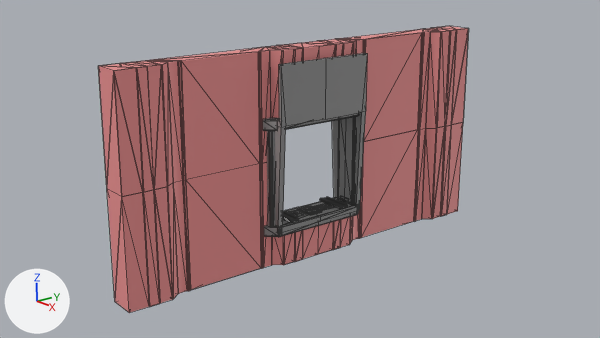
Renders of the Blender file Content/Buildings/EfficiencyChecker/EfficiencyCheckerWall.blend from each side of a commit.
Rendered twice from the file's camera 'Camera.002'. The axes (+X, +Y, +Z) are drawn at lower left. The lights are the same throughout. The picture after the commit comes second. Mesh edges are drawn as thin lines.

The older version as bpy lines, for what is in view:
```python
me_cube_007 = bpy.data.meshes.new('Cube.007')
me_cube_007.from_pydata(...)  # 24 vertices, 21 faces, 1 loose edge; spans x 0.0..44.0, y -100.0..0.0, z 70.0..380.0
me_cube_007.polygons.foreach_set('use_smooth', [True] * 21)
me_cube_007.materials.append(mat_mi_checkerwall)  # its picture is missing
me_sm_wall_conveyor_8x4_03 = bpy.data.meshes.new('SM_Wall_Conveyor_8x4_03')
me_sm_wall_conveyor_8x4_03.from_pydata(...)  # 2874 vertices, 1324 faces; spans x -0.33..0.33, y -4.0..4.0, z 0.0..4.0
# faces by material slot: [810, 514]
me_sm_wall_conveyor_8x4_03.materials.append(mat_mi_conveyorwall_001)  # its picture is missing
me_sm_wall_conveyor_8x4_03.materials.append(mat_mi_wallbasic_001)  # its picture is missing
ob_sm_wall_conveyor_8x4_03 = bpy.data.objects.new('SM_Wall_Conveyor_8x4_03', me_sm_wall_conveyor_8x4_03)
ob_sm_wall_conveyor_8x4_03.location = (0.0, 0.0, 0.0)
ob_sm_wall_conveyor_8x4_03.scale = (100.0, 100.0, 100.0)
ob_wall_checker_display = bpy.data.objects.new('Wall Checker Display', me_cube_007)
ob_wall_checker_display.parent = ob_wall_checker_root
ob_wall_checker_display.matrix_parent_inverse = Matrix(((10.0, 0.0, 0.0, 0.0), (0.0, 10.0, 0.0, 0.0), (0.0, 0.0, 10.0, 0.0), (0.0, 0.0, 0.0, 1.0)))
ob_wall_checker_display.location = (0.0, 0.0, 0.0)
_m = ob_wall_checker_display.modifiers.new('Mirror', 'MIRROR')
_m.use_axis = (True, True, False)
```
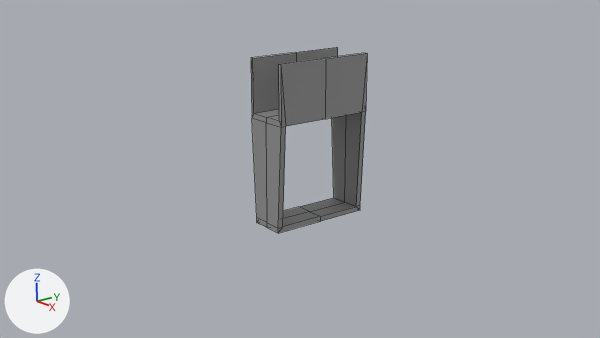
Location of each change, [x1, y1, x2, y2] in pixels of the pictures (600 x 338 px):
'SM_Wall_Conveyor_8x4_03', hidden (brown)
    before: [98, 26, 468, 313]

Diff of the bpy script that builds the scene:
```diff
--- a/Content/Buildings/EfficiencyChecker/EfficiencyCheckerWall.blend.py
+++ b/Content/Buildings/EfficiencyChecker/EfficiencyCheckerWall.blend.py
@@ ob_sm_wall_conveyor_8x4_03 @@
 ob_sm_wall_conveyor_8x4_03.scale = (100.0, 100.0, 100.0)
+ob_sm_wall_conveyor_8x4_03.hide_set(True)
```
